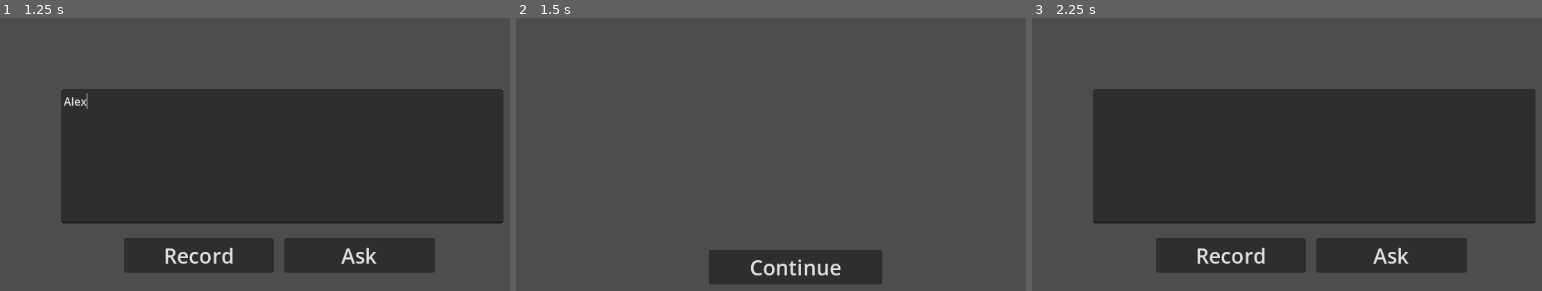
Above: before the commit, frames 1-3 (left to right).
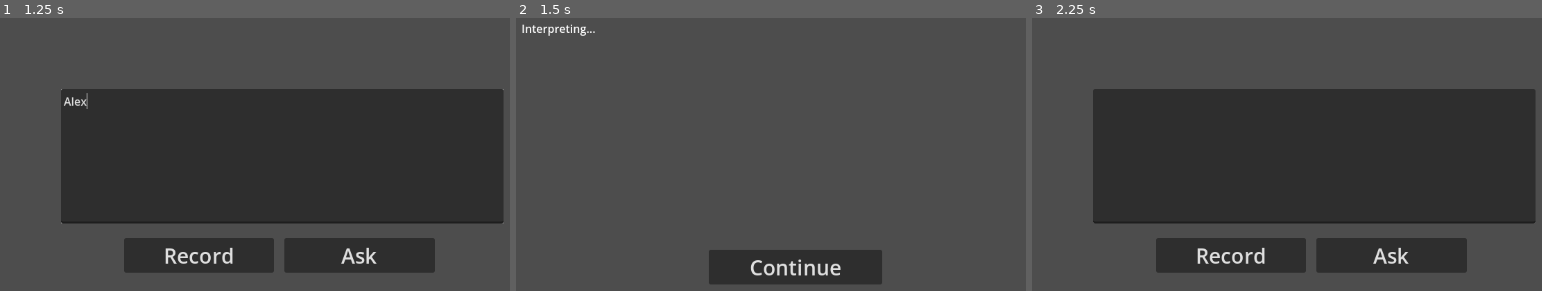
Above: after the commit, the same moments.

Repository: Skyvastern/the-aspiring-deva
Game: Godot game, scene res://main/main.tscn
Two runs of this game, one before a commit and one after it. Both use one fixed random seed, a clock stepped at 60 frames per second and the inputs below.
Inputs (mouse positions are in pixels of both pictures, inside the frame that each line leads up to):
- Up to frame 1 (1.25 s): click (280, 157) at 0.52 s; type "Alex" at 0.6 s
- Up to frame 2 (1.5 s): click "Ask" at 1.25 s
- Up to frame 3 (2.25 s): click "Continue" at 2 s

Frame 1 is identical in both runs. In frame 2, 0.2% of the frame differs, in the area x 1-16%, y 2-7%; in frame 3, nothing differs.
Error after the commit: Trying to assign value of type 'Nil' to a variable of type 'Dictionary'. (res://main/api/textgen_api/textgen_api.gd:22)

Commit message:
Use text generation in npc_speak scene

Diff:
--- a/frontend/main/npc/npc_speak/npc_speak.gd
+++ b/frontend/main/npc/npc_speak/npc_speak.gd
@@ -7,19 +7,24 @@
 
 @export_group("References")
 @export_file("*.tscn") var audio_record_scene_path: String
+@export var audio_player: AudioStreamPlayer
+@export var textgen_api: TextgenAPI
 @export var text_to_speech_api: TextToSpeechAPI
-@export var audio_player: AudioStreamPlayer
+
+var reply: String = ""
 
 
 func _ready() -> void:
 	text_to_speech_api.processed.connect(_on_text_to_speech_api_processed)
+	textgen_api.processed.connect(_on_textgen_api_processed)
 	continue_btn.pressed.connect(_on_continue_btn_pressed)
 
 	npc_response.text = ""
 
 
 func interpret(question: String) -> void:
-	print(question)
+	npc_response.text = "Interpreting..."
+	textgen_api.make_request(question)
 
 
 func speak(value: String) -> void:
@@ -30,6 +35,13 @@
 	audio_player.stream = audio_stream
 	audio_player.play()
 
+	npc_response.text = reply
+
+
+func _on_textgen_api_processed(json: Dictionary) -> void:
+	reply = json["message"]["content"]
+	speak(reply)
+
 
 func _on_continue_btn_pressed() -> void:
 	Global.load_menu(self, audio_record_scene_path)
--- a/frontend/main/npc/npc_speak/npc_speak.tscn
+++ b/frontend/main/npc/npc_speak/npc_speak.tscn
@@ -1,9 +1,10 @@
-[gd_scene load_steps=3 format=3 uid="uid://b3shry0lb6gwu"]
+[gd_scene load_steps=4 format=3 uid="uid://b3shry0lb6gwu"]
 
 [ext_resource type="Script" path="res://main/npc/npc_speak/npc_speak.gd" id="1_w7314"]
+[ext_resource type="PackedScene" uid="uid://xyj3kxdu8csw" path="res://main/api/textgen_api/textgen_api.tscn" id="2_t7ijx"]
 [ext_resource type="PackedScene" uid="uid://cksg3viktx8p" path="res://main/api/text_to_speech_api/text_to_speech_api.tscn" id="2_wrdns"]
 
-[node name="NPC Speak" type="Control" node_paths=PackedStringArray("npc_response", "continue_btn", "text_to_speech_api", "audio_player")]
+[node name="NPC Speak" type="Control" node_paths=PackedStringArray("npc_response", "continue_btn", "audio_player", "textgen_api", "text_to_speech_api")]
 layout_mode = 3
 anchors_preset = 15
 anchor_right = 1.0
@@ -14,10 +15,9 @@
 npc_response = NodePath("ScrollContainer/NPC Response")
 continue_btn = NodePath("ContinueBtn")
 audio_record_scene_path = "res://main/audio_record/audio_record.tscn"
+audio_player = NodePath("AudioPlayer")
+textgen_api = NodePath("TextgenAPI")
 text_to_speech_api = NodePath("TextToSpeechAPI")
-audio_player = NodePath("AudioPlayer")
-
-[node name="TextToSpeechAPI" parent="." instance=ExtResource("2_wrdns")]
 
 [node name="AudioPlayer" type="AudioStreamPlayer" parent="."]
 
@@ -58,3 +58,7 @@
 focus_mode = 0
 theme_override_font_sizes/font_size = 30
 text = "Continue"
+
+[node name="TextgenAPI" parent="." instance=ExtResource("2_t7ijx")]
+
+[node name="TextToSpeechAPI" parent="." instance=ExtResource("2_wrdns")]
